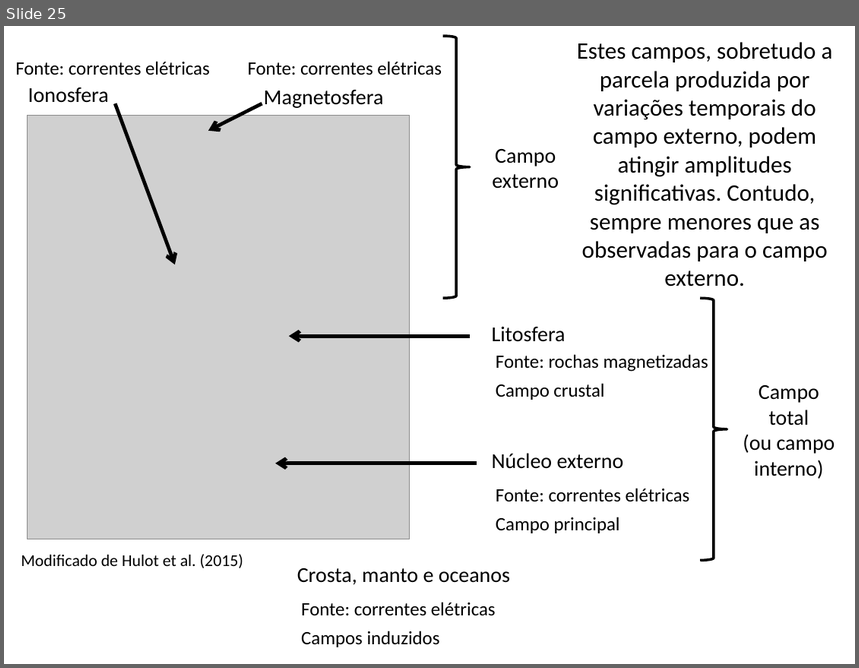
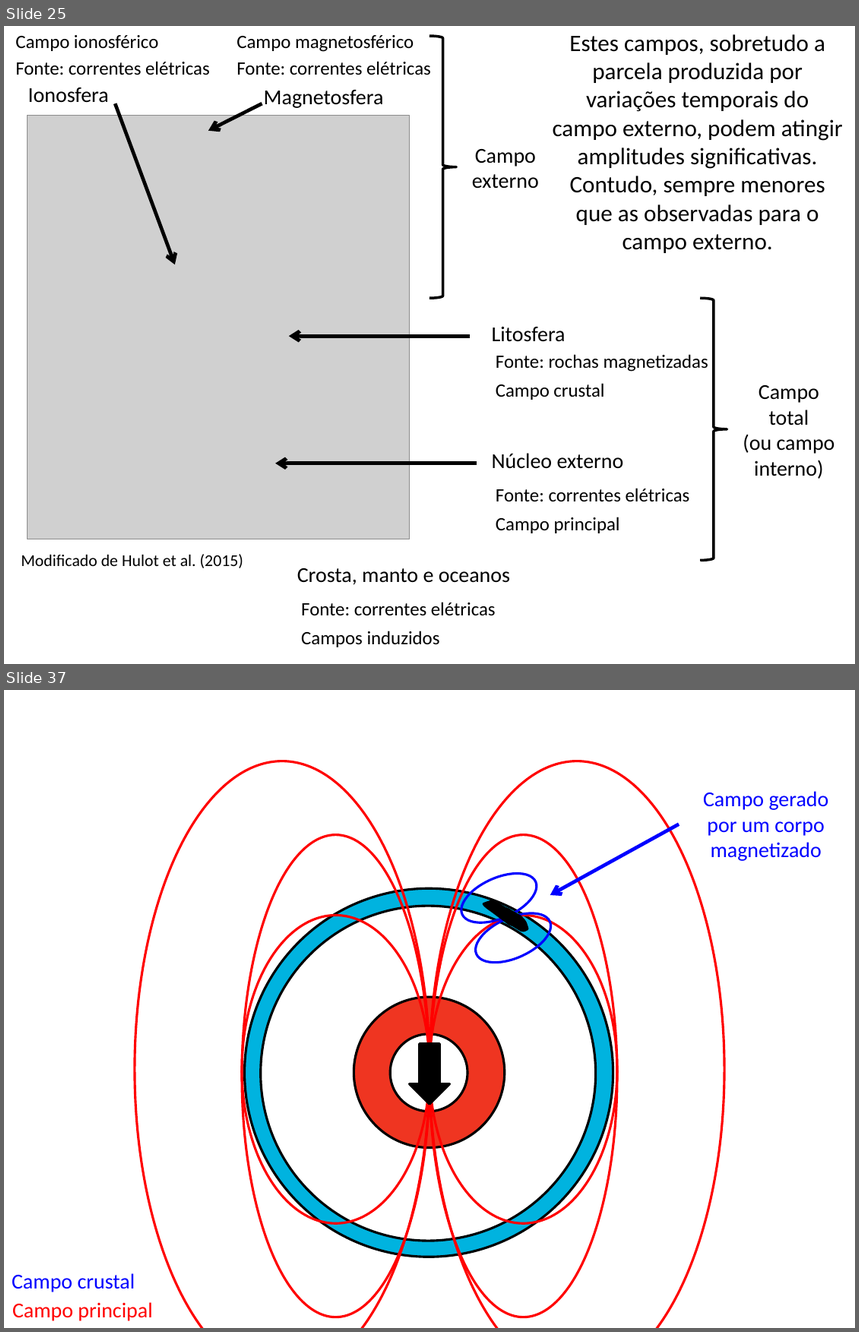
Before and after one commit to pinga-lab/CE-VII-SimBGf-2016, a slide deck: slides/4_anomalia_campo_total.pptx. Shown one above the other, each under a label of ours: slide 25 before the commit, slides 25 and 37 after it; the slides between them are not shown. The pictures are 859x668 and 859x1332 pixels, drawn with LibreOffice and Linux fonts; fonts in the diff are those of the drawing; grey boxes stand for pictures. Boxes give left, top, right and bottom in pixels: in the first picture for what was removed or moved away, otherwise in the second. Text is boxed around its words. In the diff, an @@ line names an element or a change of style, - is before the commit and + after.

Commit message:
descricao qualitativa da anomalia de campo total

```diff
--- a/slides/4_anomalia_campo_total.pptx
+++ b/slides/4_anomalia_campo_total.pptx
@@ slide 37 added at box(4, 690, 855, 1328), background #FFFFFF @@
@@ text added at box(703, 791, 829, 861), 18 pt, text #0000FF @@
+Campo gerado por um corpo magnetizado
@@ arrow added from (679, 825) to (550, 895), #0000FF 3 pt @@
@@ ellipse added at box(454, 863, 544, 932), outline #0000FF 2 pt @@
@@ ellipse added at box(245, 888, 614, 1257), fill #00B3DF, outline #000000 2 pt @@
@@ freeform shape added at box(483, 894, 531, 936), fill #000000, outline #000000 2 pt @@
@@ ellipse added at box(261, 906, 597, 1242), fill #FFFFFF, outline #000000 2 pt @@
@@ ellipse added at box(468, 904, 558, 973), outline #0000FF 2 pt @@
@@ ellipse added at box(354, 997, 505, 1148), fill #EF3521, outline #000000 2 pt @@
@@ ellipse added at box(390, 1034, 468, 1111), fill #FFFFFF, outline #000000 2 pt @@
@@ group added at box(135, 761, 724, 1328): 6 ellipses, 1 down arrow @@
@@ text added at box(12, 1274, 135, 1293), 18 pt, text #0000FF @@
+Campo crustal
@@ text added at box(12, 1303, 152, 1322), 18 pt, text #FF0000 @@
+Campo principal
@@ slide 25 changed as well @@
@@ text added at box(15, 35, 158, 51), 16 pt, text #000000 @@
+Campo ionosférico
@@ text added at box(237, 35, 414, 52), 16 pt, text #000000 @@
+Campo magnetosférico
@@ right brace: place and size @@
-right brace at box(443, 36, 470, 298)
+right brace at box(430, 36, 456, 298)
@@ text "Estes campos, sobretudo a parcela ..." rewrapped from box(577, 42, 833, 287) to box(553, 34, 843, 253) @@
@@ text "Fonte: correntes elétricas": place and size @@
-text "Fonte: correntes elétricas" at box(248, 61, 442, 75)
+text "Fonte: correntes elétricas" at box(237, 61, 431, 75)
@@ text "Campo": place and size @@
-text "Campo" at box(492, 149, 559, 189)
+text "Campo" at box(472, 149, 539, 189)
```
Also in this commit, not shown: 8 other slides changed, 53 other slides added, 2 other files.
